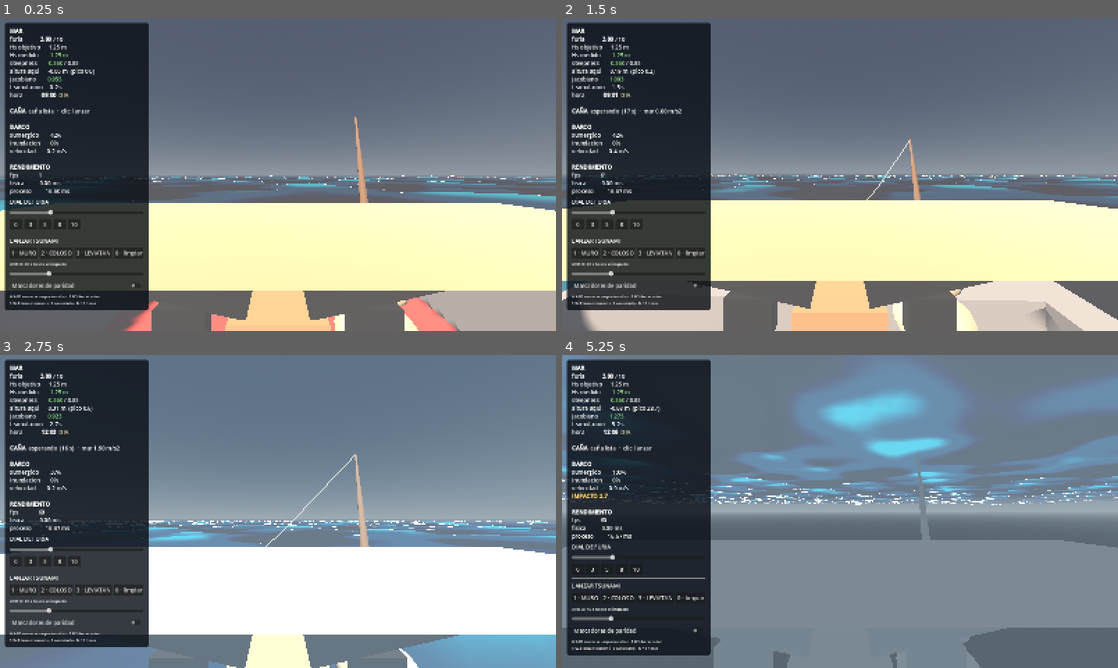
Above: before the commit, frames 1-4 (two rows, left to right).
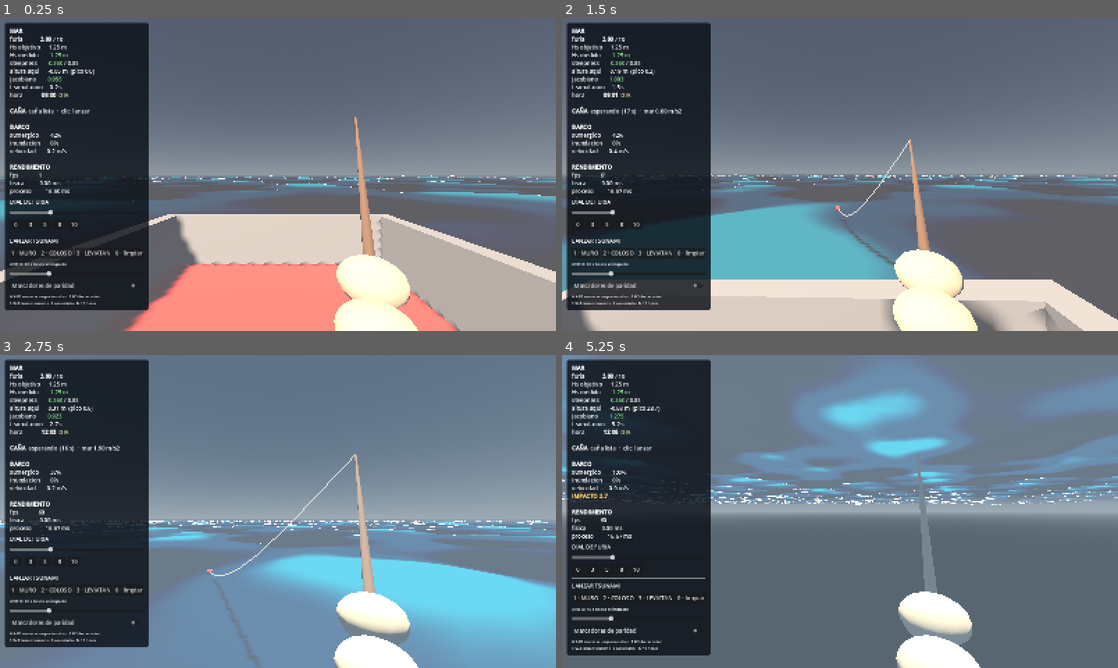
Above: after the commit, the same moments.

Repository: Berrue/Proyecto-Agua
Game: Godot game, scene res://game/world/toybox.tscn
Same seed, same stepped clock (60 frames per second), same inputs: the game is played once before the commit and once after it.
Inputs (mouse positions are in pixels of both pictures, inside the frame that each line leads up to):
- Up to frame 1 (0.25 s): no input
- Up to frame 2 (1.5 s): tap Enter at 0.5 s; move the mouse to (867, 174) at 0.52 s; press the mouse at (867, 174) at 0.53 s; hold W (move_forward) from 0.53 s (still down); tap Space (jump) at 0.77 s; move the mouse to (812, 174) at 1.27 s; release the mouse at (812, 174) at 1.28 s; tap 0 at 1.35 s
- Up to frame 3 (2.75 s): keep holding W (move_forward); tap Space (jump) at 1.52 s; move the mouse to (289, 505) at 2.02 s; tap N at 2.1 s
- Up to frame 4 (5.25 s): keep holding W (move_forward); move the mouse to (834, 517) at 2.77 s; tap 1 at 2.85 s; tap Space (jump) at 3.02, 3.77, 4.52 s; move the mouse to (878, 514) at 3.52 s; tap 3 at 3.6 s; move the mouse to (795, 508) at 4.27 s; click (795, 508) at 4.35 s; move the mouse to (845, 511) at 5.02 s; tap 0 at 5.1 s

The runs differ from the first frame. In frame 1, 31% of the frame differs, in the area x 0-100%, y 59-100%; in frame 2, 30%; in frame 3, 30%; in frame 4, 26%.

Commit message:
Cuerpo solo-sombra restaurado + las manos no reciben sombra (fix del usuario)
El commit anterior pillo una edicion a medias: el cuerpo estaba en SHADOW_OFF
(sin sombra en cubierta) y los propios tests del usuario lo cazaron en CI —
exactamente para lo que estan. La version buena: cuerpo en SHADOWS_ONLY (la
sombra del pescador en cubierta es informacion util) y ademas los mitones del
viewmodel con disable_receive_shadows: el cuerpo invisible te sigue tapando el
sol, y sin esto las manos se ponian grises justo cuando mas las miras.

63/63 de pesca en verde con la version final.

Co-Authored-By: Claude Opus 5 <noreply@anthropic.com>

Diff:
--- a/game/player/player.gd
+++ b/game/player/player.gd
@@ -80,7 +80,7 @@
 	if model == null:
 		return
 	for mesh: MeshInstance3D in _body_meshes(model):
-		mesh.cast_shadow = GeometryInstance3D.SHADOW_CASTING_SETTING_OFF
+		mesh.cast_shadow = GeometryInstance3D.SHADOW_CASTING_SETTING_SHADOWS_ONLY
 	_add_hand(model, &"palma_R", hand_grip_top)
 	_add_hand(model, &"palma_L", hand_grip_bottom)
 
@@ -106,6 +106,13 @@
 	# Una mano flotando delante de la camara no proyecta sombra: la sombra buena,
 	# la del cuerpo entero, ya la esta tirando el modelo.
 	hand.cast_shadow = GeometryInstance3D.SHADOW_CASTING_SETTING_OFF
+	# ...y tampoco las RECIBE. El cuerpo invisible te sigue tapando el sol, y sin
+	# esto las manos se ponen grises justo cuando mas las miras (peleando).
+	var mat := src.get_active_material(0)
+	if mat is StandardMaterial3D:
+		var view_mat := (mat as StandardMaterial3D).duplicate() as StandardMaterial3D
+		view_mat.disable_receive_shadows = true
+		hand.material_override = view_mat
 	mount.add_child(hand)
 	hands.append(hand)
 
--- /dev/null
+++ b/tmp_down.gd
@@ -0,0 +1,25 @@
+extends Node
+
+var _dir: String = "user://shots"
+
+func _ready() -> void:
+	for arg in OS.get_cmdline_user_args():
+		if arg.begins_with("--shots-dir="):
+			_dir = arg.substr("--shots-dir=".length())
+	DirAccess.make_dir_recursive_absolute(_dir)
+	var scene: Node3D = load("res://game/world/toybox.tscn").instantiate()
+	add_child(scene)
+	Input.mouse_mode = Input.MOUSE_MODE_VISIBLE
+	var player := scene.get_node(^"Player") as Player
+	var cam := player.get_node(^"Camera3D") as Camera3D
+	Ocean.set_fury_immediate(2.0)
+	for _i in 150:
+		await get_tree().process_frame
+	for shot: Array in [[-0.5, "mira_abajo_30"], [-1.0, "mira_abajo_57"], [-1.4, "mira_abajo_80"], [0.0, "mira_al_frente"]]:
+		cam.rotation.x = shot[0]
+		for _i in 10:
+			await get_tree().process_frame
+		await RenderingServer.frame_post_draw
+		var img := get_viewport().get_texture().get_image()
+		print("OK  ", shot[1], "  ", img.save_png("%s/%s.png" % [_dir, shot[1]]))
+	get_tree().quit(0)
--- /dev/null
+++ b/tmp_down.tscn
@@ -0,0 +1,6 @@
+[gd_scene load_steps=2 format=3]
+
+[ext_resource type="Script" path="res://tmp_down.gd" id="1_probe"]
+
+[node name="TmpDown" type="Node"]
+script = ExtResource("1_probe")
